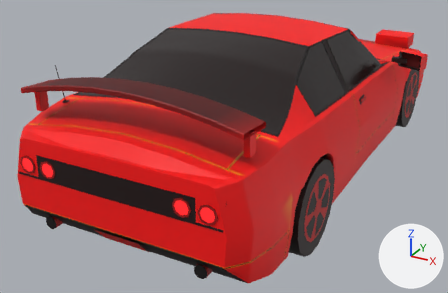
The glTF model assets/cars/p1_coupe/body.glb: old version first, new version second.
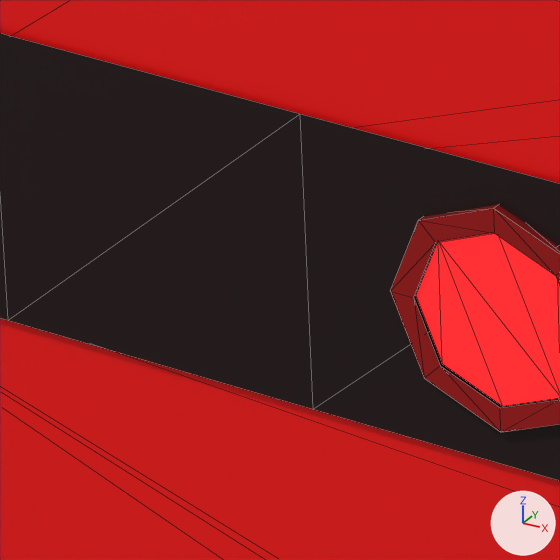
The first picture shows the older version from a 50 mm lens placed at (2.05, -4.6, 2.27), pointed at (-0.28, -0.36, 0.15). The close-ups show the older and then the newer version on the part from 31% to 42% of the width and 61% to 78% of the height of that picture. Only the edits that show in the close-ups are written down. Lighting does not change. The marker at lower right points along +X, +Y and +Z. The close-ups show mesh edges as thin lines. Where no turn or scale is listed for an object, it has been applied to the vertices.

Script lines for the objects in view, before the commit:
```python
me_body = bpy.data.meshes.new('body')
me_body.from_pydata(...)  # 976 vertices, 1526 faces; spans x -0.9..0.9, y -2.18..0.65, z 0.12..1.24
# faces by material slot: [1394, 132]
me_body.materials.append(mat_paint)
me_body.materials.append(mat_under_paint)
me_tail_panel = bpy.data.meshes.new('tail_panel')
me_tail_panel.from_pydata(...)  # 18 vertices, 16 faces; spans x -0.72..0.72, y -2.183..-2.145, z 0.58..0.74
me_tail_panel.materials.append(mat_plastic)
me_tail_r = bpy.data.meshes.new('tail_r')
me_tail_r.from_pydata(...)  # 64 vertices, 76 faces; spans x 0.41..0.69, y -2.187..-2.18, z 0.6..0.72
# faces by material slot: [12, 64]
me_tail_r.materials.append(mat_glow_tail)
me_tail_r.materials.append(mat_lens_red)
ob_body = bpy.data.objects.new('body', me_body)
ob_body.location = (0.0, 0.0, 0.0)
ob_tail_panel = bpy.data.objects.new('tail_panel', me_tail_panel)
ob_tail_panel.location = (0.0, 0.0, 0.0)
ob_tail_r = bpy.data.objects.new('tail_r', me_tail_r)
ob_tail_r.location = (0.0, 0.0, 0.0)
```
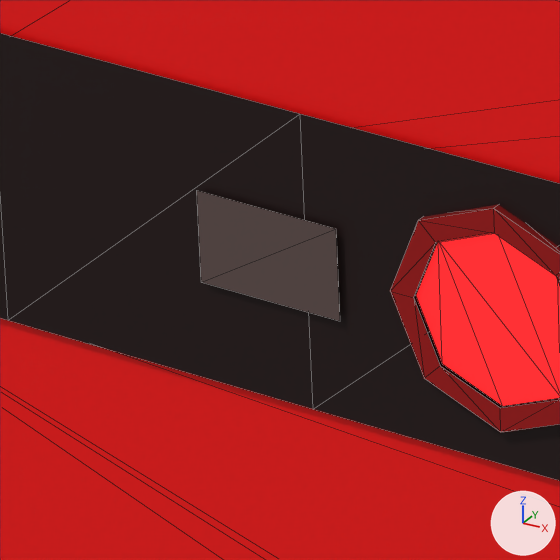
Changed parts and their boxes [x1, y1, x2, y2] in the close-ups (560 x 560 px):
'reverse_r', added: after [197, 190, 340, 321]

Diff of the bpy script that builds the scene:
```diff
--- a/assets/cars/p1_coupe/body.glb.py
+++ b/assets/cars/p1_coupe/body.glb.py
@@ mat_glow_reverse @@
+mat_glow_reverse = bpy.data.materials.new('glow_reverse')
+# nodes: BsdfPrincipled, Mix, OutputMaterial, VertexColor
+# colours: dark grey #3a3a38, mixed with the vertex colours
@@ me_reverse_r @@
+me_reverse_r.from_pydata(...)  # 4 vertices, 2 faces; spans x 0.3..0.38, y -2.186, z 0.635..0.685
+me_reverse_r.materials.append(mat_glow_reverse)
@@ ob_reverse_r @@
+ob_reverse_r = bpy.data.objects.new('reverse_r', me_reverse_r)
+ob_reverse_r.location = (0.0, 0.0, 0.0)
```
